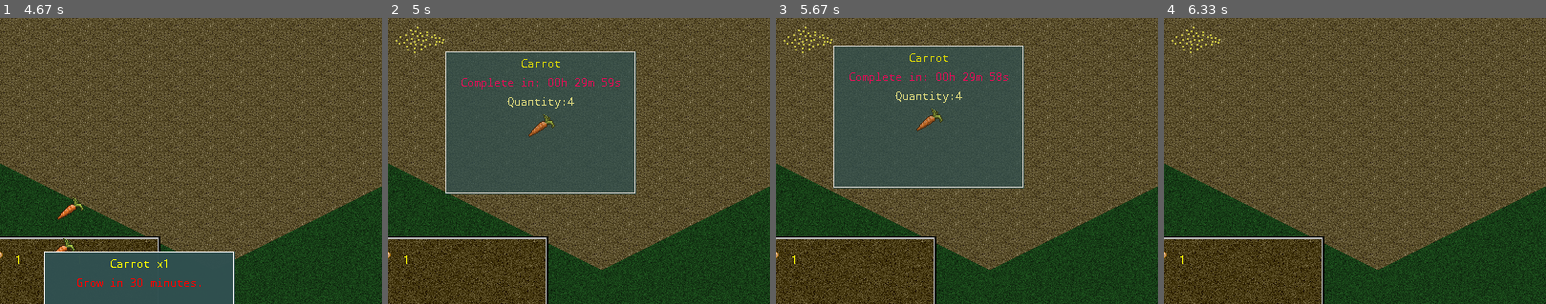
Above: before the commit, frames 1-4 (left to right).
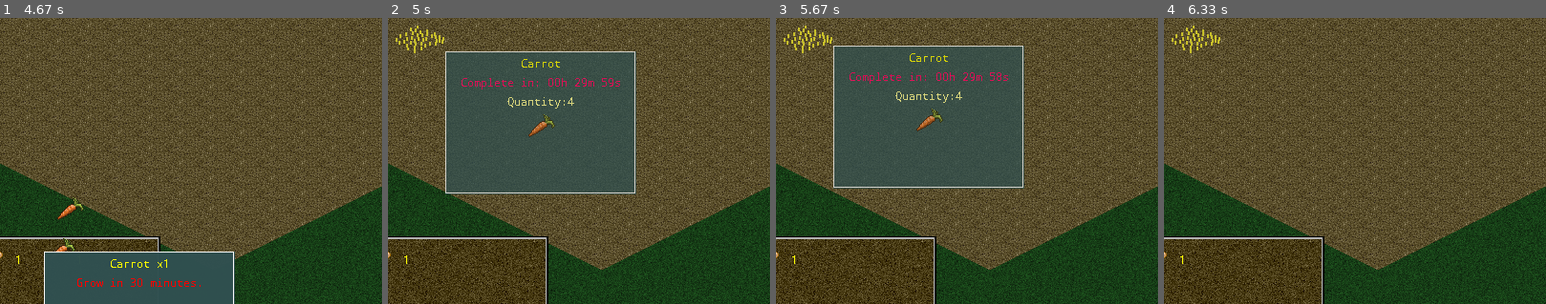
Above: after the commit, the same moments.

Repository: orneo1212/PythonFarmGame
Game: pygame game, started from pyFarmGame.py
The game is run twice, just before and just after one commit, with the same random seed, the same clock (stepped at 60 frames per second) and the same inputs. The source is Python 2; it was converted automatically to run under Python 3.
Inputs (mouse positions are % of the whole screen's width and height, from its top left):
- Up to frame 1 (4.67 s): click (50, 50) at 0.38 s; click (60, 72) at 0.72 s; tap S at 1, 1.33 s; click (26, 30) at 1.72 s; click (51, 60) at 2.05 s; click (88, 88) at 2.38 s; click (34, 17) at 2.72 s; click (85, 76) at 3.05 s; click (86, 42) at 3.38 s; click (18, 37) at 3.72 s; click (20, 16) at 4.05 s; click (26, 68) at 4.38 s
- Up to frame 2 (5 s): click (28, 32) at 4.72 s
- Up to frame 3 (5.67 s): click (28, 42) at 5.05 s; click (28, 32) at 5.38 s
- Up to frame 4 (6.33 s): click (19, 56) at 5.72 s
The pictures show only the part of the screen within x 21-71%, y 28-78%; the shares and areas given below are measured in that part.

Frame 1 is identical in both runs. In frame 2, 0.2% of the frame differs, in the area x 2-15%, y 2-12%; in frame 3, 0.2%; in frame 4, 0.2%.

Commit message:
added seedfullgrow image for seed below 30min to complete

Diff:
--- a/farmlib/renderfunctions.py
+++ b/farmlib/renderfunctions.py
@@ -133,8 +133,11 @@
                     if not seed.wilted:
                         seed.update_remainig_growing_time()
                         #draw seeds on the ground
-                        if seed.growtimeremaining <= 60 * 60:
+                        if seed.growtimeremaining <= 30 * 60:
+                            sprite.image = imgloader['seedfullgrow']
+                        elif seed.growtimeremaining <= 60 * 60:
                             sprite.image = imgloader['seedhalfgrow']
+
                         else:
                             sprite.image = imgloader['seed']
                     #seed is wilted
--- a/pyFarmGame.py
+++ b/pyFarmGame.py
@@ -24,6 +24,7 @@
     'seed3':"images/carrot.png",
     'seed':'images/seed.png',
     'seedhalfgrow':"images/seedhalfgrow.png",
+    'seedfullgrow':"images/seedfullgrow.png",
     'dryground':'images/dryground.png',
     'wetground':'images/wetground.png',
     'background':'images/background.png',
Binary file added: images/seedfullgrow.png
